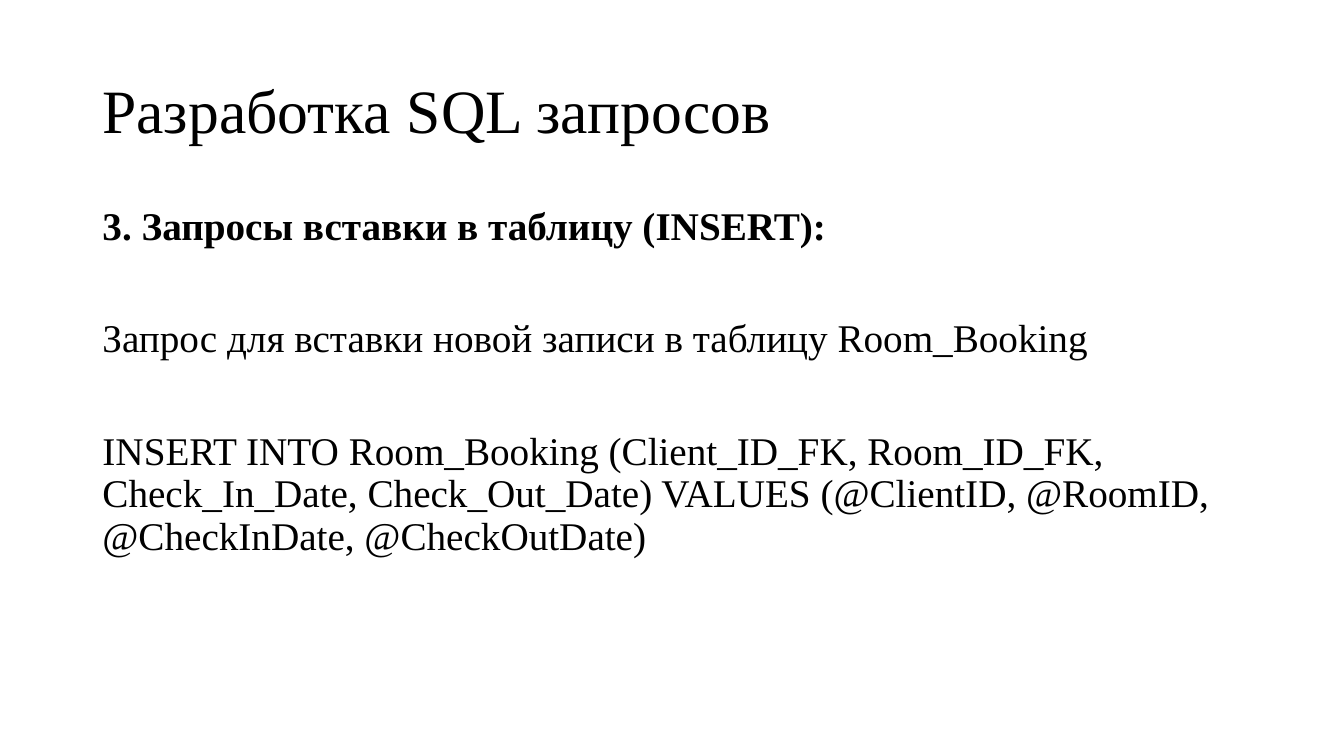
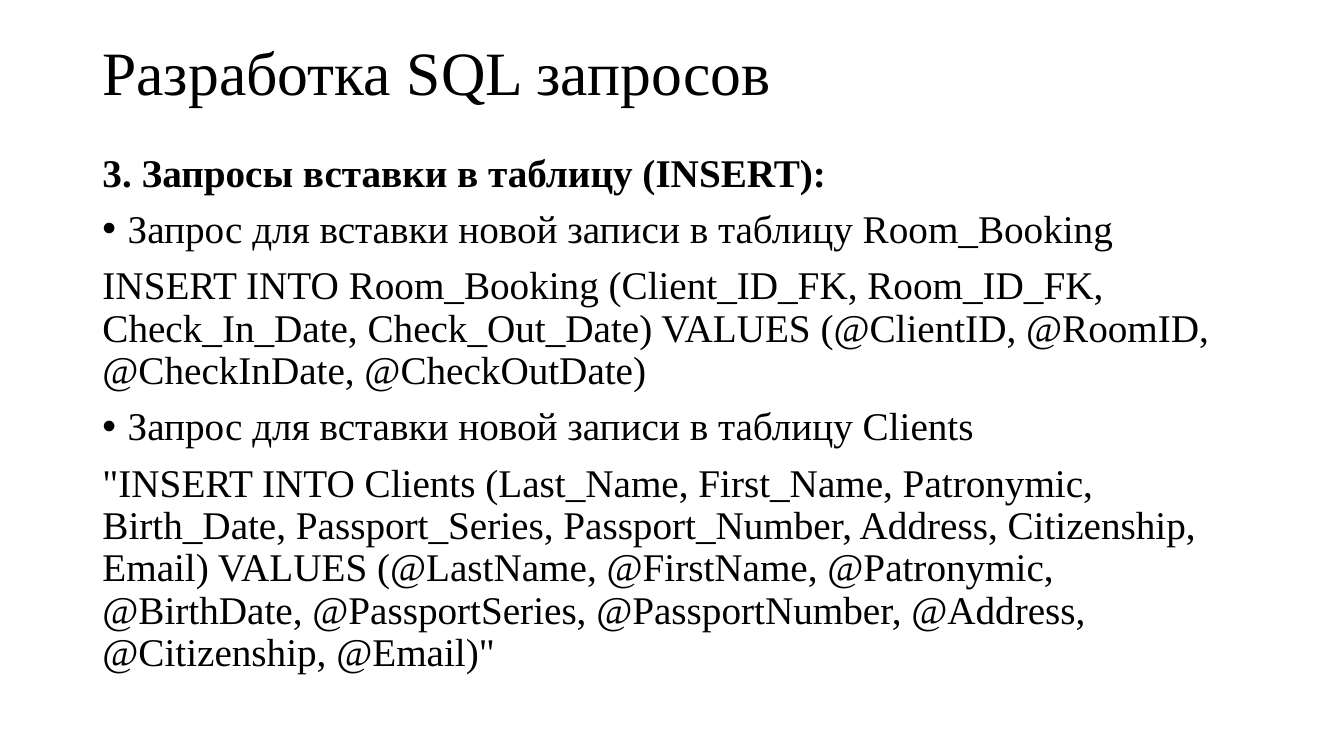
Before and after one commit to depxd/hotel3, a slide deck: slide 10 of Презентаци АИС гостницы.pptx. Drawn at 1344x756 pixels with LibreOffice and Linux fonts; fonts in the diff are those of the drawing. Boxes give left, top, right and bottom in pixels: in the first picture for what was removed or moved away, otherwise in the second. Text is boxed around its words. In the diff, an @@ line names an element or a change of style, - is before the commit and + after.

Commit message:
Исправлена презенатция(добавлено большо запросов и исправлены изображения) Исправлена ПЗ(добавлены ссылки на литературу в тексте).

```diff
--- a/Презентаци АИС гостницы.pptx
+++ b/Презентаци АИС гостницы.pptx
@@ title "Разработка SQL запросов": place and size @@
-title "Разработка SQL запросов" at (102,89,770,144)
+title "Разработка SQL запросов" at (102,51,770,106)
@@ text "3. Запросы вставки в таблицу ...": place and size @@
-text "3. Запросы вставки в таблицу ..." at (102,212,1209,557)
+text "3. Запросы вставки в таблицу ..." at (102,159,1209,674)
@@ text at (128,215,1113,250): bullet none to • @@
@@ text at (102,412,1196,674): paragraphs added @@
+• Запрос для вставки новой записи в таблицу Clients
+"INSERT INTO Clients (Last_Name, First_Name, Patronymic, Birth_Date, Passport_Series, Passport_Number, Address, Citizenship, Email) VALUES (@LastName, @FirstName, @Patronymic, @BirthDate, @PassportSeries, @PassportNumber, @Address, @Citizenship, @Email)"
```
Also in this commit, not shown: 18 other slides changed, 2 other files.
